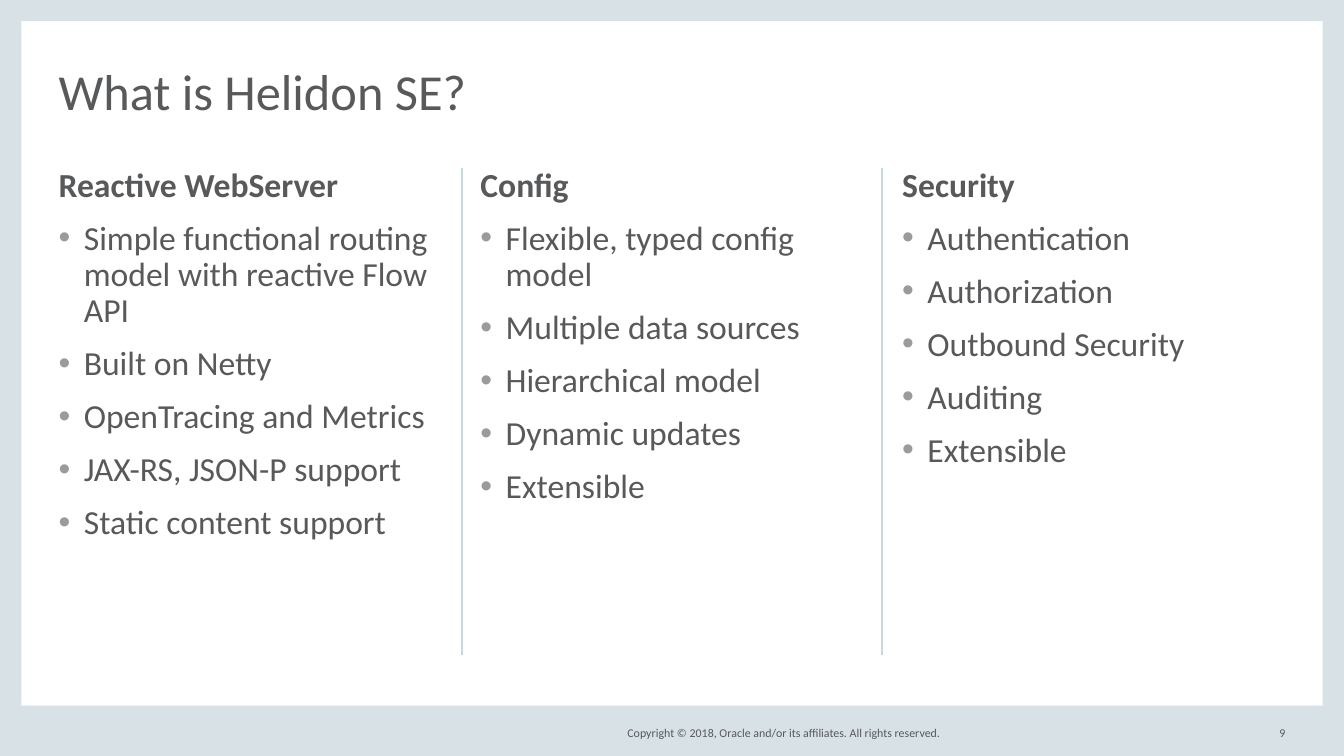
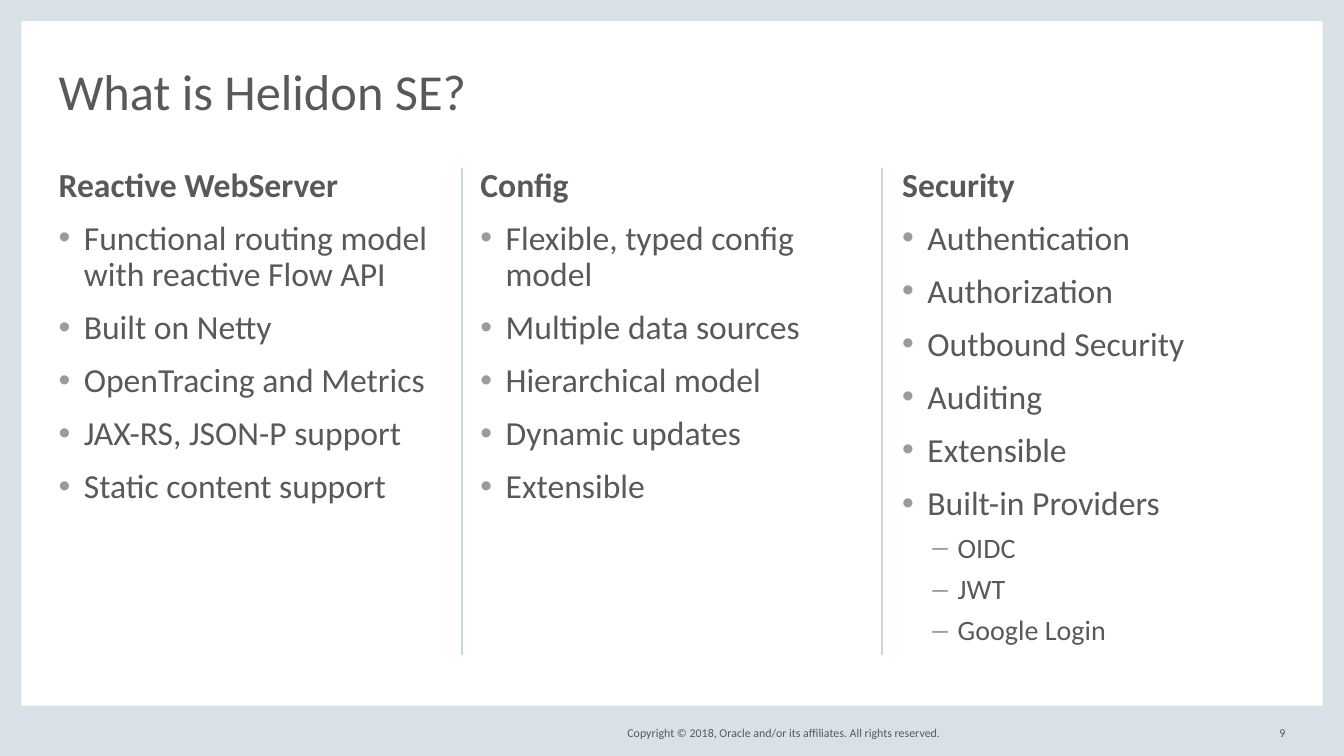
Before and after one commit to barchetta/codeone-2018, a slide deck: slide 9 of DEV5539_HelidonIntroCodeOne2018.pptx. Drawn at 1344x756 pixels with LibreOffice and Linux fonts; fonts in the diff are those of the drawing; background and template pictures are left out. Boxes give left, top, right and bottom in pixels: in the first picture for what was removed or moved away, otherwise in the second. Text is boxed around its words. In the diff, an @@ line names an element or a change of style, - is before the commit and + after.

```diff
--- a/DEV5539_HelidonIntroCodeOne2018.pptx
+++ b/DEV5539_HelidonIntroCodeOne2018.pptx
@@ text at [84, 226, 428, 286]: text changed @@
-• Simple functional routing model with reactive Flow API
+• Functional routing model with reactive Flow API
@@ text at [927, 491, 1160, 645]: paragraphs added @@
+• Built-in Providers
+  – OIDC
+  – JWT
+  – Google Login
```
Also in this commit, not shown: 7 other slides changed, 1 slide added, 1 other file.
